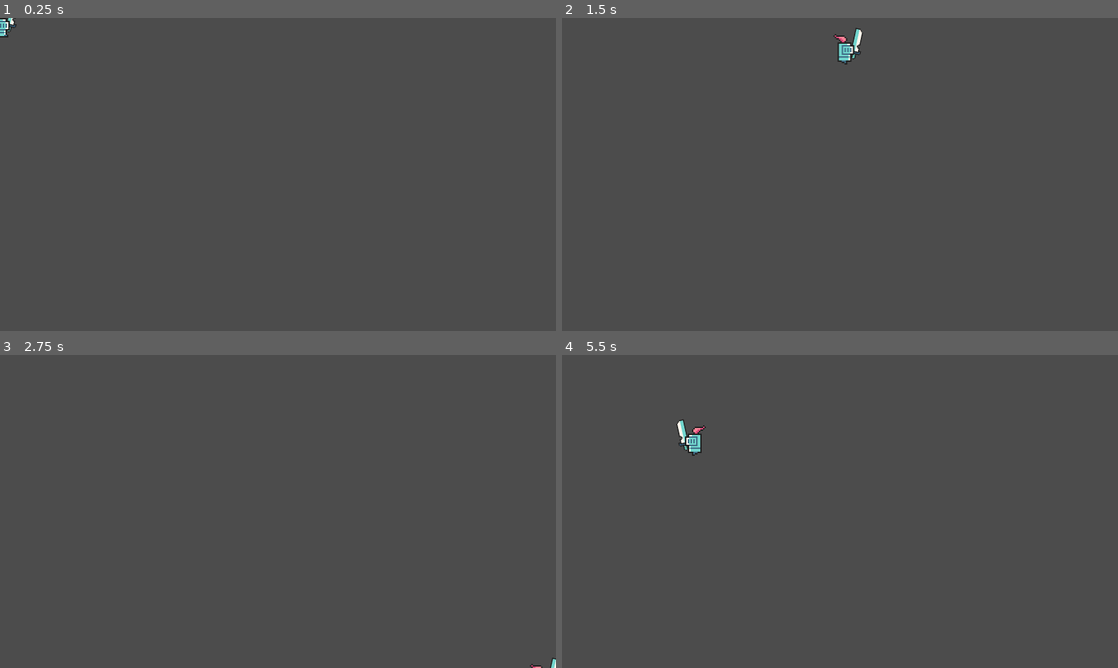
Above: before the commit, frames 1-4 (two rows, left to right).
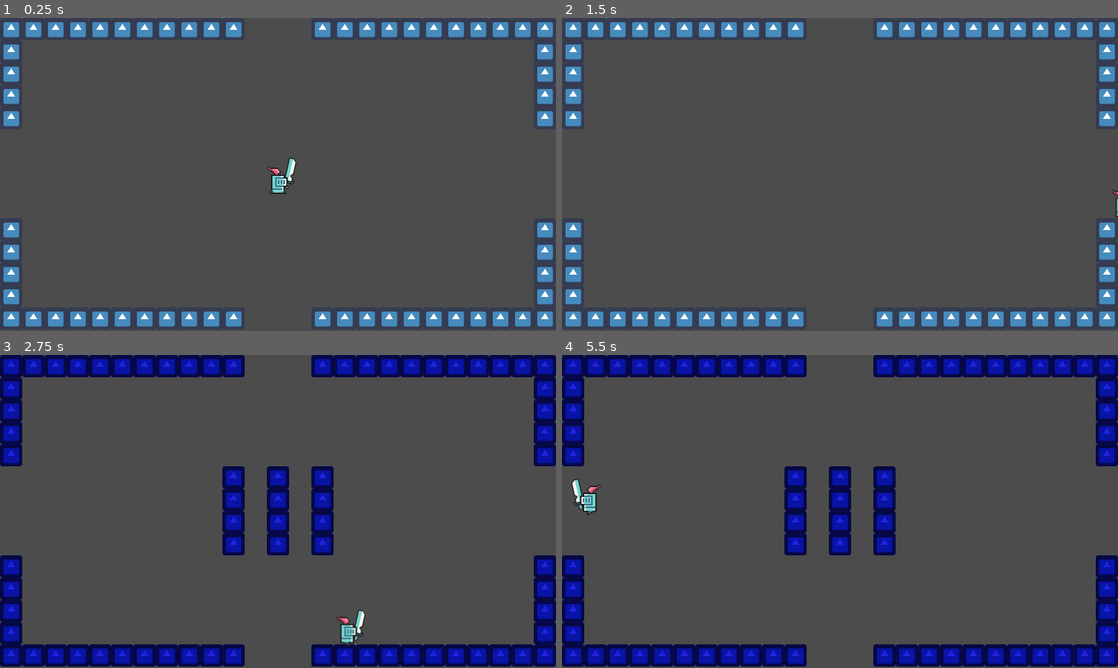
Above: after the commit, the same moments.

Repository: guillermo-st/roguelike-tdl
Game: Godot game, scene res://scenes/game/GameController.tscn
Same seed, same stepped clock (60 frames per second), same inputs: the game is played once before the commit and once after it. Before the commit the project starts from res://scenes/player/Player.tscn. The engine's default icon, where the game draws it, is replaced by a stand-in: a white triangle on a blue panel in a dark square.
Inputs:
- Up to frame 1 (0.25 s): no input
- Up to frame 2 (1.5 s): hold Right (ui_right) 0.53-1.28 s; hold Down (ui_down) from 1.28 s (still down)
- Up to frame 3 (2.75 s): release Down (ui_down) at 2.03 s; hold Right (ui_right) from 2.03 s (still down)
- Up to frame 4 (5.5 s): release Right (ui_right) at 2.78 s; hold Up (ui_up) 2.78-3.53 s; hold Left (ui_left) 3.53-5.03 s; hold Down (ui_down) from 5.03 s (still down)

The runs differ from the first frame. In frame 1, 8.7% of the frame differs, in the area x 0-100%, y 0-99%; in frame 2, 8.7%; in frame 3, 21%; in frame 4, 21%, in the area x 0-100%, y 0-100%.

Commit message:
Change the main scene to run

Diff:
--- a/project.godot
+++ b/project.godot
@@ -11,7 +11,7 @@
 [application]
 
 config/name="Roguelike TDL"
-run/main_scene="res://scenes/player/Player.tscn"
+run/main_scene="res://scenes/game/GameController.tscn"
 config/icon="res://icon.png"
 
 [autoload]
